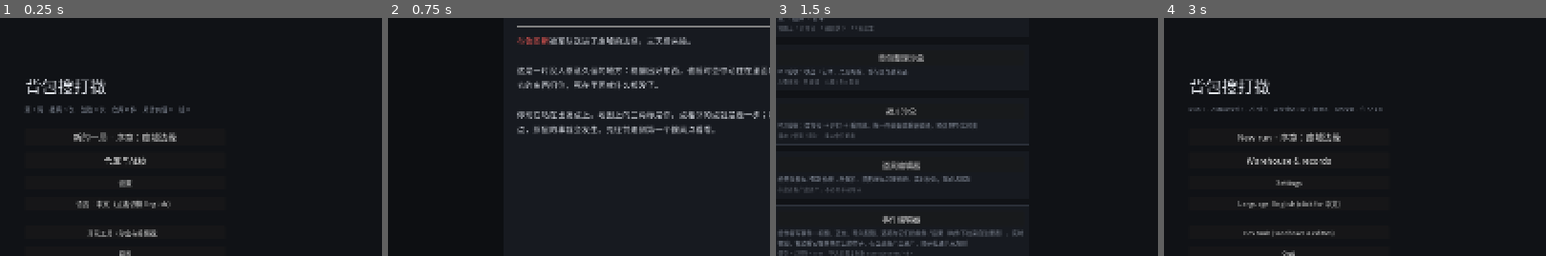
Above: before the commit, frames 1-4 (left to right).
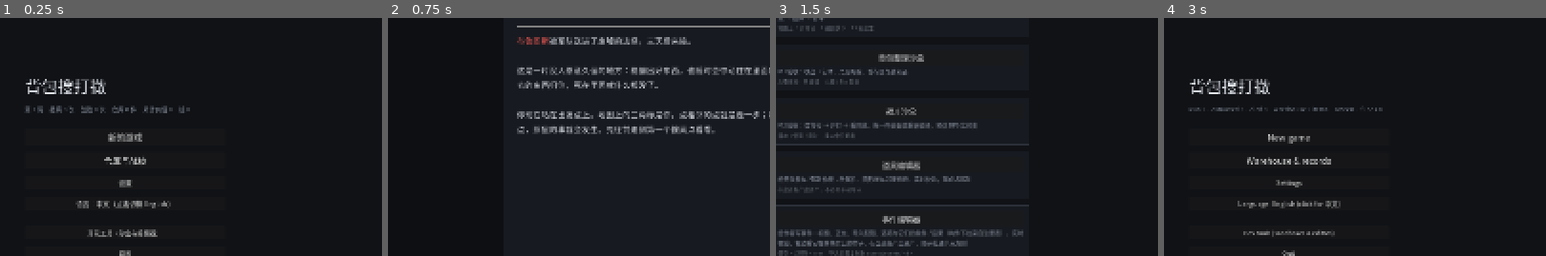
Above: after the commit, the same moments.

Repository: oZlUche/packsoudc
Game: Godot game, scene res://ui/game/game.tscn
The game is run twice, just before and just after one commit, with the same random seed, the same clock (stepped at 60 frames per second) and the same inputs.
Inputs:
- Up to frame 1 (0.25 s): no input
- Up to frame 2 (0.75 s): click "新的一局 · 序章：废墟边缘" (after the commit: "新的游戏") at 0.5 s
- Up to frame 3 (1.5 s): click "← 主界面 F1" at 1.25 s
- Up to frame 4 (3 s): click "正式游戏" at 2 s; click "语言：中文（点击切换 English）" at 2.75 s
The pictures show only the part of the screen within x 34-84%, y 19-69%; the shares and areas given below are measured in that part.

The runs differ from the first frame. In frame 1, 0.7% of the frame differs, in the area x 19-47%, y 48-52%; in frame 2, nothing differs; in frame 3, nothing differs; in frame 4, 0.6%.

Commit message:
主菜单按钮只写「新的游戏」与「继续」，不写章名（作者定）
Co-Authored-By: Claude Fable 5.1 <noreply@anthropic.com>
Claude-Session: https://claude.ai/code/session_01HsFubaqJhvkyEgCsdR5pAN

Diff:
--- a/core/text/ui_text.gd
+++ b/core/text/ui_text.gd
@@ -13,10 +13,8 @@
 
 const TEXT := {
 	# 主菜单
-	"menu.new_run": {"zh": "新的一局", "en": "New run"},
-	"menu.new_run_to": {"zh": "新的一局 · %s", "en": "New run · %s"},
-	"menu.continue": {"zh": "继续上次", "en": "Continue"},
-	"menu.continue_to": {"zh": "继续 · %s", "en": "Continue · %s"},
+	"menu.new_run": {"zh": "新的游戏", "en": "New game"},
+	"menu.continue": {"zh": "继续", "en": "Continue"},
 	"menu.meta": {"zh": "仓库与战绩", "en": "Warehouse & records"},
 	"menu.settings": {"zh": "设置", "en": "Settings"},
 	"menu.dev_tools": {"zh": "开发工具（沙盒与编辑器）", "en": "Dev tools (sandboxes & editors)"},
--- a/tests/test_buff_editor.gd
+++ b/tests/test_buff_editor.gd
@@ -28,9 +28,9 @@
 	t.begin("UiText · 两种语言与设置往返")
 	var before := UiText.lang
 	UiText.lang = "zh"
-	t.eq(UiText.t("menu.new_run"), "新的一局", "中文")
+	t.eq(UiText.t("menu.new_run"), "新的游戏", "中文")
 	UiText.lang = "en"
-	t.eq(UiText.t("menu.new_run"), "New run", "英文")
+	t.eq(UiText.t("menu.new_run"), "New game", "英文")
 	t.eq(UiText.t("no.such.key"), "no.such.key", "没有的键原样返回")
 	t.eq(UiText.next_lang("zh"), "en", "zh → en")
 	t.eq(UiText.next_lang("en"), "zh", "en → zh 绕回来")
--- a/ui/game/main_menu.gd
+++ b/ui/game/main_menu.gd
@@ -1,4 +1,4 @@
-## 主菜单（M6）：新的一局、继续上次、仓库、开发工具、退出。局外的一行数字挂在标题下面。
+## 主菜单（M6）：新的游戏、继续（有存档或教程打到中途才显示）、仓库、开发工具、退出。局外的一行数字挂在标题下面。
 ## 085：多了一个「语言」按钮 —— 切 [GameSettings.language] 并存盘，[UiText.lang] 跟着改，菜单原地重建。
 extends GameScreen
 
@@ -23,19 +23,12 @@
 		m.runs + 1, m.extractions, m.deaths, m.warehouse.item_count(), m.score, m.funds], 13, UiPalette.DIM))
 	col.add_child(HSeparator.new())
 
-	# 085（作者定）：「新的一局」= 从头开始，会直接开哪一章就写在按钮上；「继续」和它并列 ——
-	# 有局内存档写「继续上次」（读档），教程打到中途写「继续 · 下一张」（直接开）；两样都没有就不显示
-	var target := flow.new_run_target()
-	var new_text := UiText.t("menu.new_run") if target == null else UiText.t("menu.new_run_to") % target.display_name
-	col.add_child(_button(new_text, flow.new_run, 18))
+	# 085（作者定）：「新的游戏」= 从头开始；「继续」和它并列 —— 有局内存档就读档，教程打到中途就开下一张；
+	# 两样都没有就不显示。只写这两个词，不写章名
+	col.add_child(_button(UiText.t("menu.new_run"), flow.new_run, 18))
 	_continue_btn = null
-	if flow.has_save():
+	if flow.has_save() or flow.continue_target() != null:
 		_continue_btn = _button(UiText.t("menu.continue"), func(): flow.continue_run(), 18)
-	else:
-		var next := flow.continue_target()
-		if next != null:
-			_continue_btn = _button(UiText.t("menu.continue_to") % next.display_name, func(): flow.continue_run(), 18)
-	if _continue_btn != null:
 		col.add_child(_continue_btn)
 	col.add_child(_button(UiText.t("menu.meta"), flow.show_meta, 18))
 	col.add_child(_button(UiText.t("menu.settings"), flow.show_settings, 14))
Not shown, changed: docs/reports/085-tutorial2-forks.md
